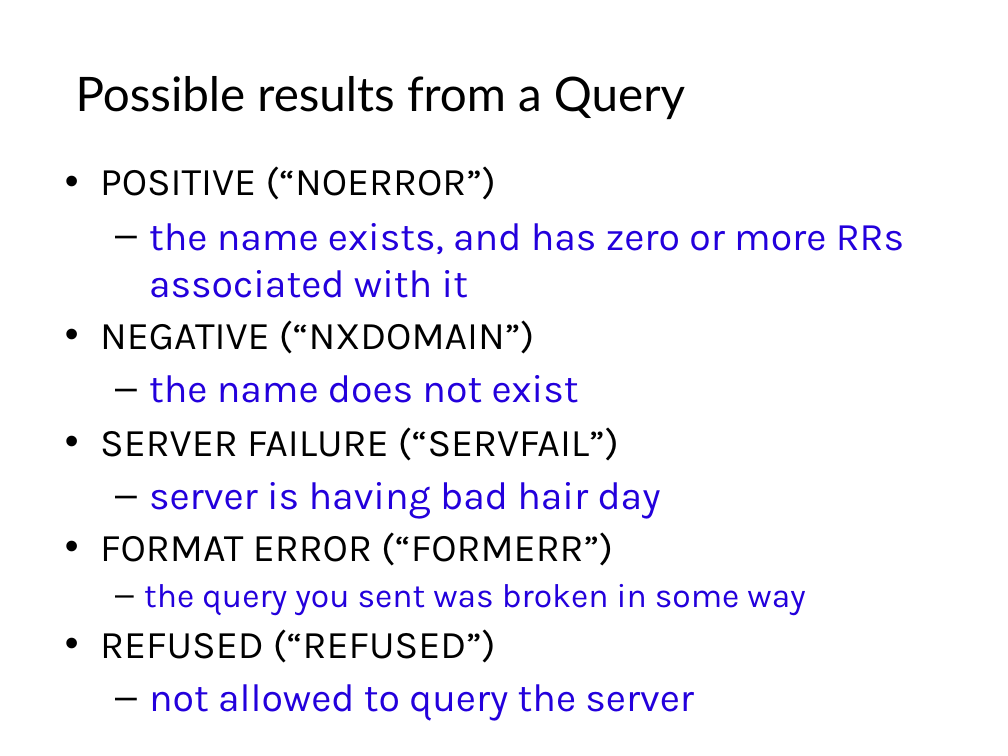
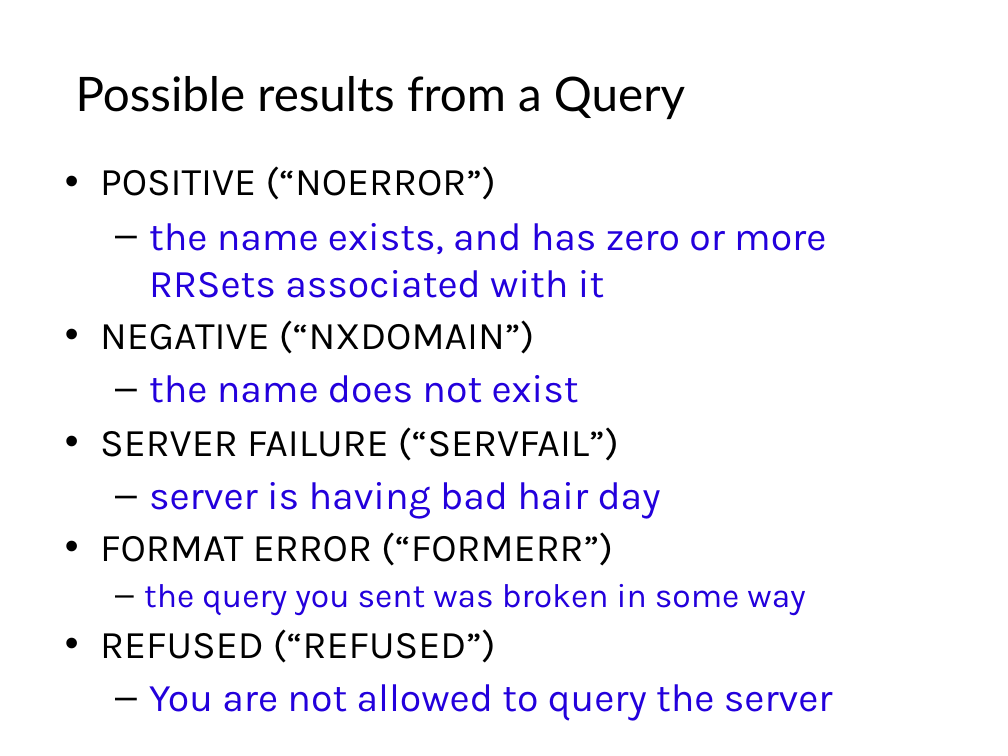
Before and after one commit to afnog/sse, a slide deck: slide 12 of dns/dns1-presentation.pptx. Drawn at 1008x756 pixels with LibreOffice and Linux fonts; fonts in the diff are those of the drawing; background and template pictures are left out. Boxes give left, top, right and bottom in pixels: in the first picture for what was removed or moved away, otherwise in the second. Text is boxed around its words. In the diff, an @@ line names an element or a change of style, - is before the commit and + after.

```diff
--- a/dns/dns1-presentation.pptx
+++ b/dns/dns1-presentation.pptx
@@ text at [149,223,826,298]: text changed @@
-  – the name exists, and has zero or more RRs associated with it
+  – the name exists, and has zero or more RRSets associated with it
@@ text at [149,684,833,721]: text changed @@
-  – not allowed to query the server
+  – You are not allowed to query the server
```
Also in this commit, not shown: 8 other slides changed, 4 other files.
